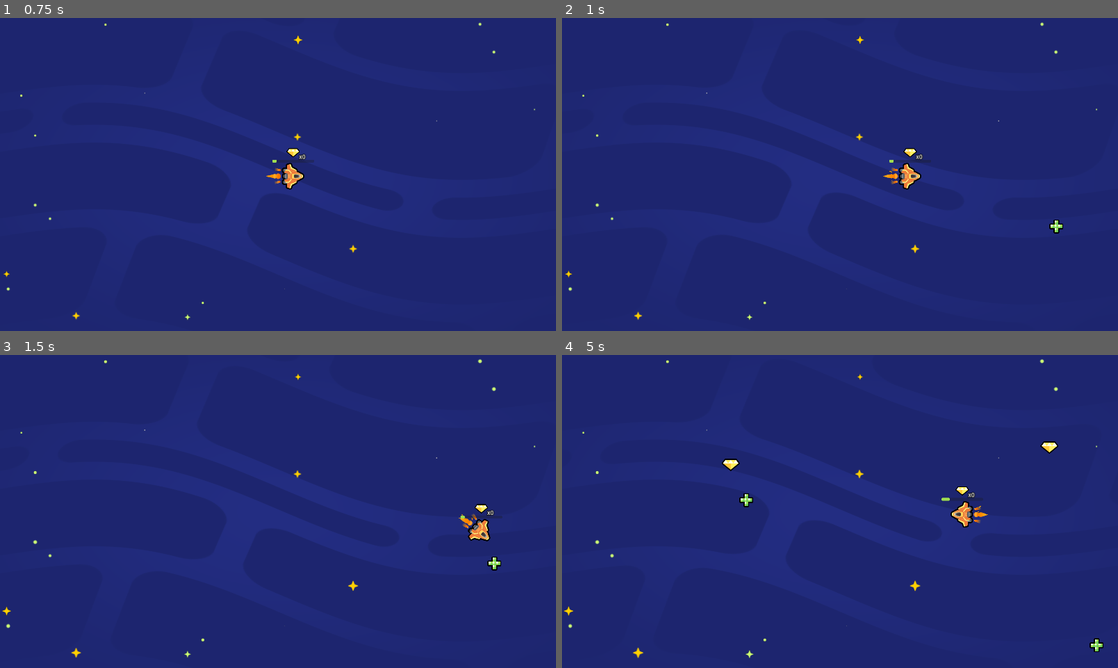
Above: before the commit, frames 1-4 (two rows, left to right).
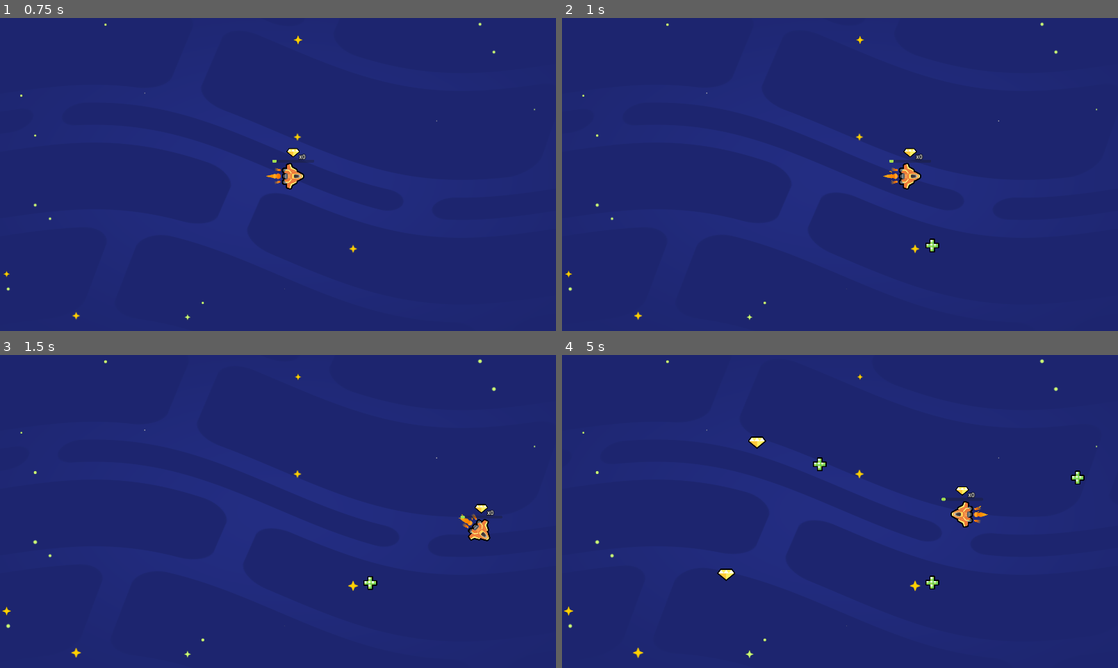
Above: after the commit, the same moments.

Repository: EricCa1/2d-GameDev-Course
Game: Godot game, scene res://lessons/space_level.tscn
Two runs of this game, one before a commit and one after it. Both use one fixed random seed, a clock stepped at 60 frames per second and the inputs below.
Inputs:
- Up to frame 1 (0.75 s): hold D (move_right) from 0.53 s (still down)
- Up to frame 2 (1 s): keep holding D (move_right)
- Up to frame 3 (1.5 s): release D (move_right) at 1.28 s; hold S (move_down) from 1.28 s (still down)
- Up to frame 4 (5 s): release S (move_down) at 2.03 s; hold D (move_right) 2.03-2.78 s; hold W (move_up) 2.78-3.53 s; hold A (move_left) from 3.53 s (still down)

Frame 1 is identical in both runs. In frame 2, 0.1% of the frame differs, in the area x 65-91%, y 64-75%; in frame 3, 0.1%; in frame 4, 0.7%, in the area x 27-98%, y 26-95%.

Commit message:
L10 Completed

Diff:
--- a/05.loot_it_all_workbook/lessons/item.gd
+++ b/05.loot_it_all_workbook/lessons/item.gd
@@ -2,8 +2,20 @@
 
 
 func _ready() -> void:
+	var tween := create_tween()
 	area_entered.connect(_on_area_entered)
+	play_floating_animation()
 
+func play_floating_animation() -> void:
+	var tween := create_tween()
+	tween.set_trans(Tween.TRANS_SINE)
+
+	var sprite_2d := get_node("Sprite2D")
+	var position_offset := Vector2(0.0, 4.0)
+	var duration := randf_range(0.8, 1.2)
+	tween.tween_property(sprite_2d, "position", position_offset, duration)
+	tween.tween_property(sprite_2d, "position",  -1.0 * position_offset, duration)
+	tween.set_loops()
 
 func _on_area_entered(area_that_entered: Area2D) -> void:
 	queue_free()
